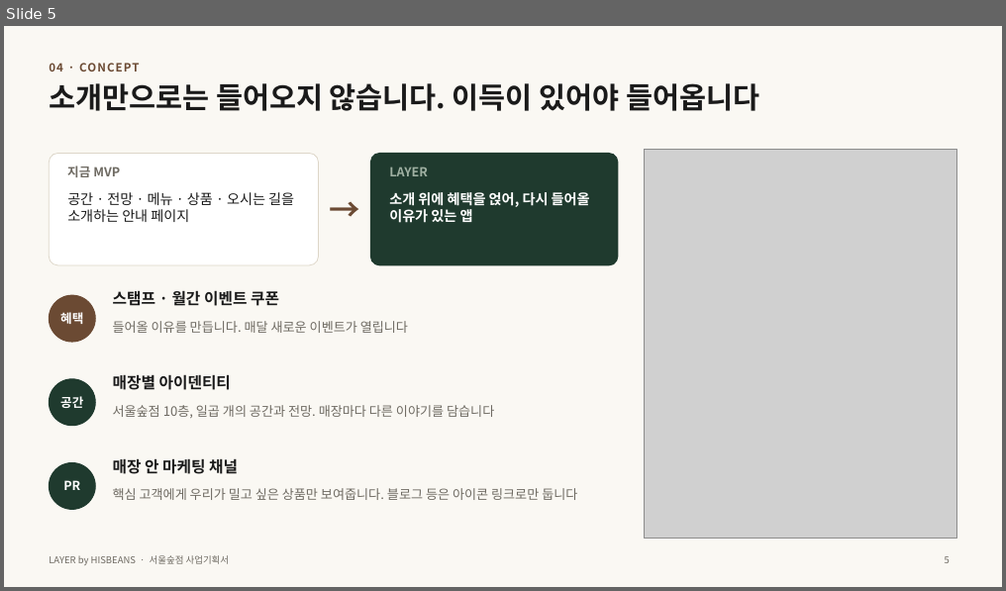
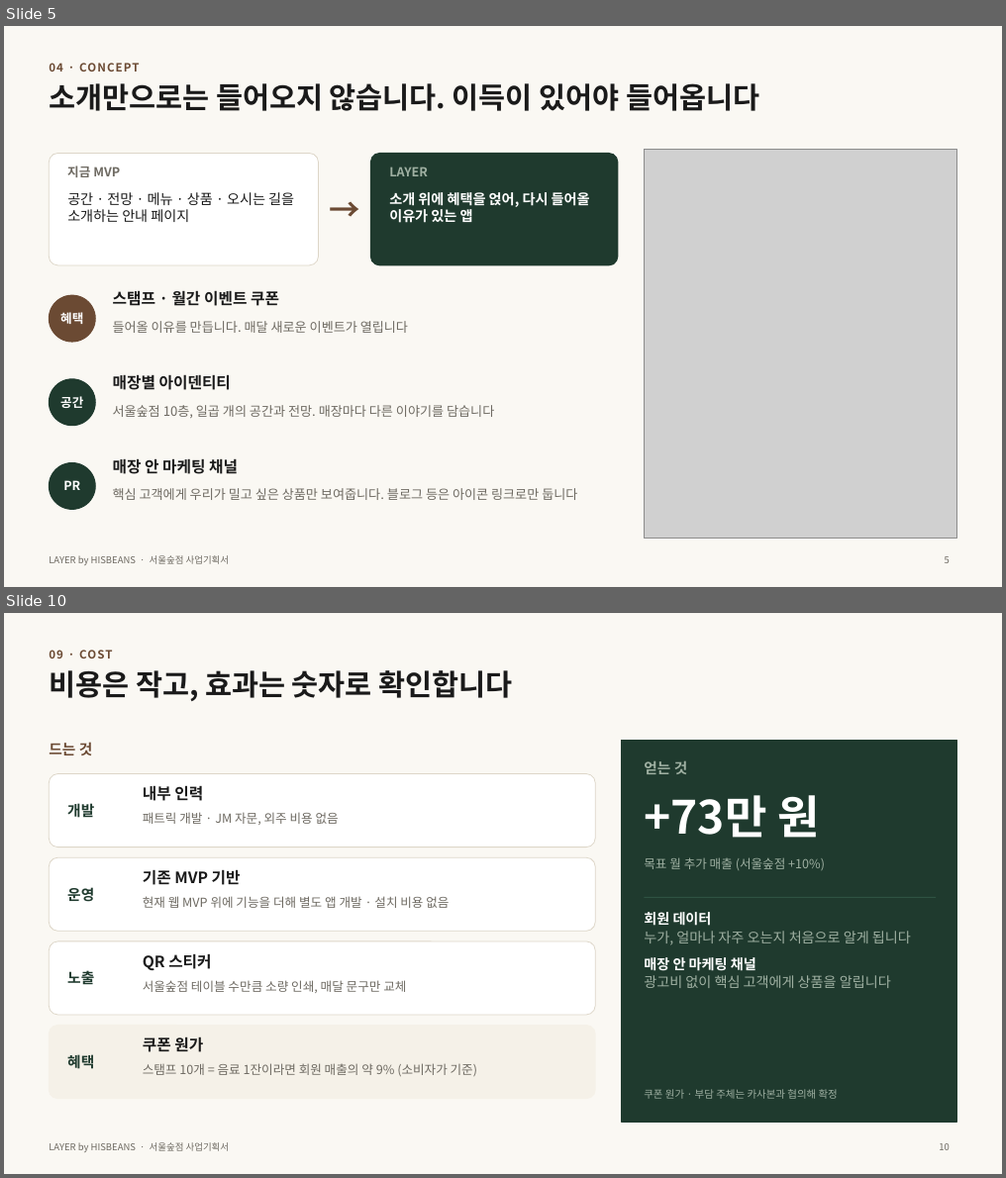
Before and after one commit to totoandpizz/-, a slide deck: docs/LAYER_서울숲점_사업기획서.pptx. Shown one above the other, each under a label of ours: slide 5 before the commit, slides 5 and 10 after it; the slides between them are not shown. The pictures are 1006x591 and 1006x1178 pixels, drawn with LibreOffice and Linux fonts; fonts in the diff are those of the drawing; grey boxes stand for pictures. Boxes give left, top, right and bottom in pixels: in the first picture for what was removed or moved away, otherwise in the second. Text is boxed around its words. In the diff, an @@ line names an element or a change of style, - is before the commit and + after.

```diff
--- a/docs/LAYER_서울숲점_사업기획서.pptx
+++ b/docs/LAYER_서울숲점_사업기획서.pptx
@@ slide 10 added at bbox=[4, 613, 1002, 1174], background #FAF8F3; not listed: 1 template element that a slide beside it also shows @@
@@ text added at bbox=[49, 650, 112, 659], 11 pt, text #6B4A33, bold @@
+09 · COST
@@ text added at bbox=[49, 670, 513, 701], 28 pt, text #1A1A1A, bold @@
+비용은 작고, 효과는 숫자로 확인합니다
@@ text added at bbox=[49, 742, 93, 756], 14 pt, text #6B4A33, bold @@
+드는 것
@@ rectangle added at bbox=[622, 741, 957, 1122], fill #1F3A2E, outline #1F3A2E 1 pt @@
@@ rounded rectangle added at bbox=[49, 774, 595, 848], fill #FFFFFF, outline #DDD6C8 0.75 pt @@
@@ text added at bbox=[143, 785, 203, 801], 15 pt, text #1A1A1A, bold @@
+내부 인력
@@ text added at bbox=[644, 761, 688, 774], 14 pt, text #9FB0A2, bold @@
+얻는 것
@@ text added at bbox=[67, 803, 94, 818], 14 pt, text #1F3A2E, bold @@
+개발
@@ text added at bbox=[143, 812, 339, 825], 12 pt, text #6E6A62 @@
+패트릭 개발 · JM 자문, 외주 비용 없음
@@ text added at bbox=[644, 795, 819, 838], 44 pt, text #FFFFFF, bold @@
++73만 원
@@ rounded rectangle added at bbox=[49, 858, 595, 931], fill #FFFFFF, outline #DDD6C8 0.75 pt @@
@@ text added at bbox=[143, 869, 241, 885], 15 pt, text #1A1A1A, bold @@
+기존 MVP 기반
@@ text added at bbox=[644, 858, 825, 870], 12 pt, text #9FB0A2 @@
+목표 월 추가 매출 (서울숲점 +10%)
@@ text added at bbox=[67, 887, 94, 902], 14 pt, text #1F3A2E, bold @@
+운영
@@ text added at bbox=[143, 896, 449, 908], 12 pt, text #6E6A62 @@
+현재 웹 MVP 위에 기능을 더해 별도 앱 개발 · 설치 비용 없음
@@ line added from (645, 897) to (936, 897), #2E5242 1 pt @@
@@ text added at bbox=[644, 912, 911, 988], 13.5 pt, text #9FB0A2 @@
+회원 데이터
+누가, 얼마나 자주 오는지 처음으로 알게 됩니다
+매장 안 마케팅 채널
+광고비 없이 핵심 고객에게 상품을 알립니다
@@ rounded rectangle added at bbox=[49, 942, 595, 1015], fill #FFFFFF, outline #DDD6C8 0.75 pt @@
@@ text added at bbox=[143, 955, 211, 970], 15 pt, text #1A1A1A, bold @@
+QR 스티커
@@ text added at bbox=[67, 970, 94, 985], 14 pt, text #1F3A2E, bold @@
+노출
@@ text added at bbox=[143, 980, 406, 993], 12 pt, text #6E6A62 @@
+서울숲점 테이블 수만큼 소량 인쇄, 매달 문구만 교체
@@ rounded rectangle added at bbox=[49, 1026, 595, 1099], fill #F5F1E8, outline #F5F1E8 1 pt @@
@@ text added at bbox=[67, 1056, 94, 1068], 14 pt, text #1F3A2E, bold @@
+혜택
@@ text added at bbox=[143, 1037, 203, 1053], 15 pt, text #1A1A1A, bold @@
+쿠폰 원가
@@ text added at bbox=[143, 1063, 478, 1076], 12 pt, text #6E6A62 @@
+스탬프 10개 = 음료 1잔이라면 회원 매출의 약 9% (소비자가 기준)
@@ text added at bbox=[644, 1089, 838, 1099], 10 pt, text #9FB0A2 @@
+쿠폰 원가 · 부담 주체는 카사본과 협의해 확정
@@ page number added at bbox=[939, 1144, 948, 1151], 9 pt, text #6E6A62 @@
+10
```
Also in this commit, not shown: 9 slides changed, 3 other slides added, 1 other file.
